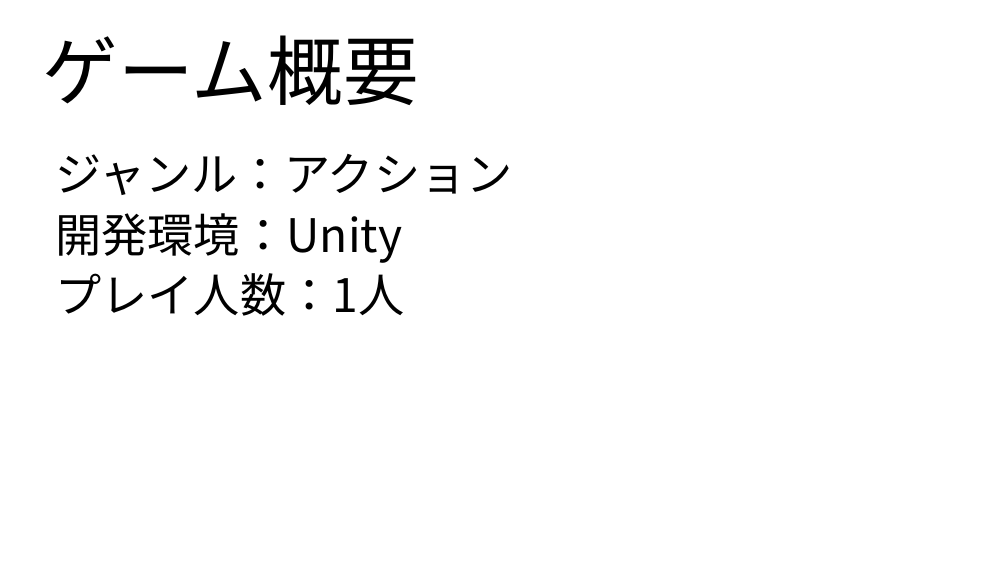
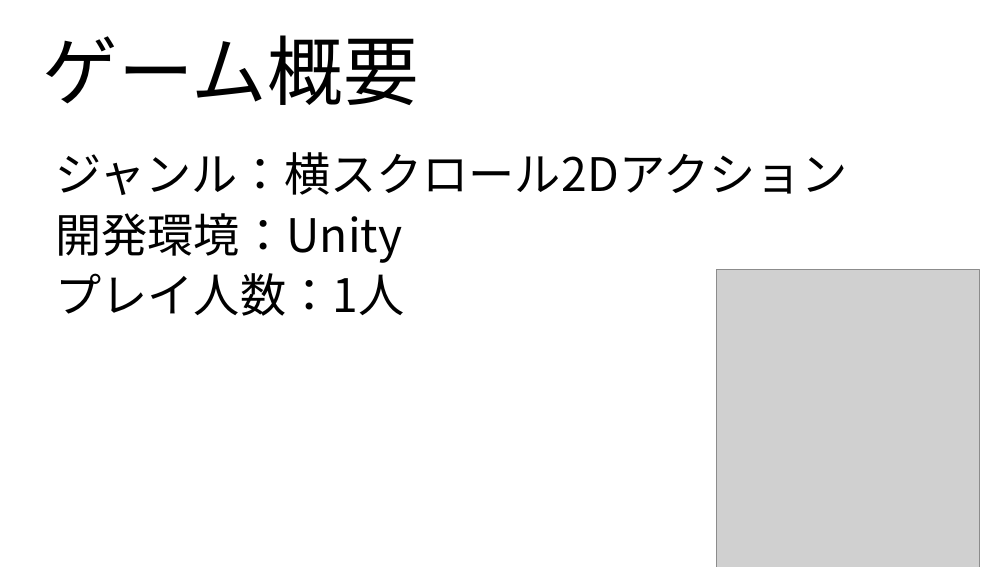
Before and after one commit to kawasakiryota1646/kawanishi, a slide deck: slide 2 of 爆チャリ.pptx. Drawn at 1008x567 pixels with LibreOffice and Linux fonts; fonts in the diff are those of the drawing; grey boxes stand for pictures. Boxes give left, top, right and bottom in pixels: in the first picture for what was removed or moved away, otherwise in the second. Text is boxed around its words. In the diff, an @@ line names an element or a change of style, - is before the commit and + after.

```diff
--- a/爆チャリ.pptx
+++ b/爆チャリ.pptx
@@ text at bbox=[55, 152, 847, 195]: text changed @@
-ジャンル：アクション
+ジャンル：横スクロール2Dアクション
@@ picture added at bbox=[717, 269, 980, 567] @@
```
Also in this commit, not shown: 2 other slides changed.
